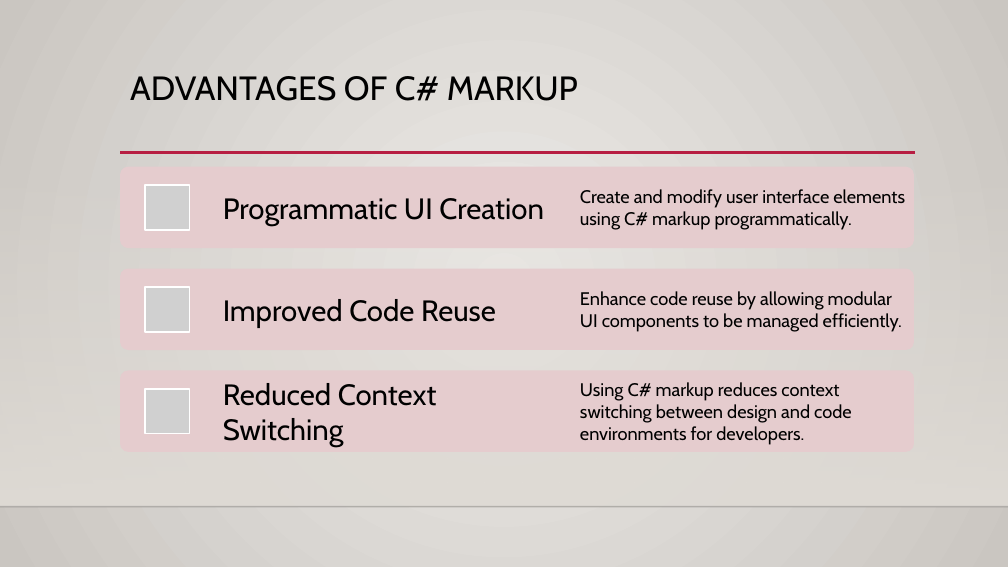
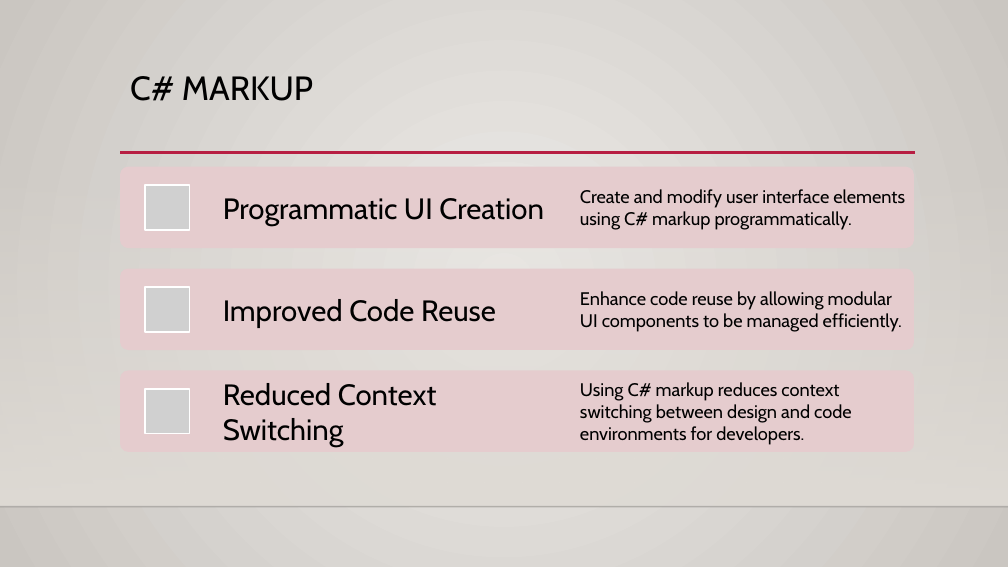
Before and after one commit to alvinashcraft/speaking, a slide deck: slide 15 of 2026/0115_CodeMash/Maui Toolkit/Create Multi-Platform Apps with .NET.pptx (slide 22 before the commit). Drawn at 1008x567 pixels with LibreOffice and Linux fonts; fonts in the diff are those of the drawing; grey boxes stand for pictures; background and template pictures are left out. Boxes give left, top, right and bottom in pixels: in the first picture for what was removed or moved away, otherwise in the second. Text is boxed around its words. In the diff, an @@ line names an element or a change of style, - is before the commit and + after.

```diff
--- a/2026/0115_CodeMash/Maui Toolkit/Create Multi-Platform Apps with .NET.pptx
+++ b/2026/0115_CodeMash/Maui Toolkit/Create Multi-Platform Apps with .NET.pptx
@@ title at (x1=130, y1=76, x2=313, y2=101): text changed @@
-ADVANTAGES OF C# MARKUP
+C# MARKUP
```
Also in this commit, not shown: 3 other slides changed, 1 slide added, 11 slides removed.
